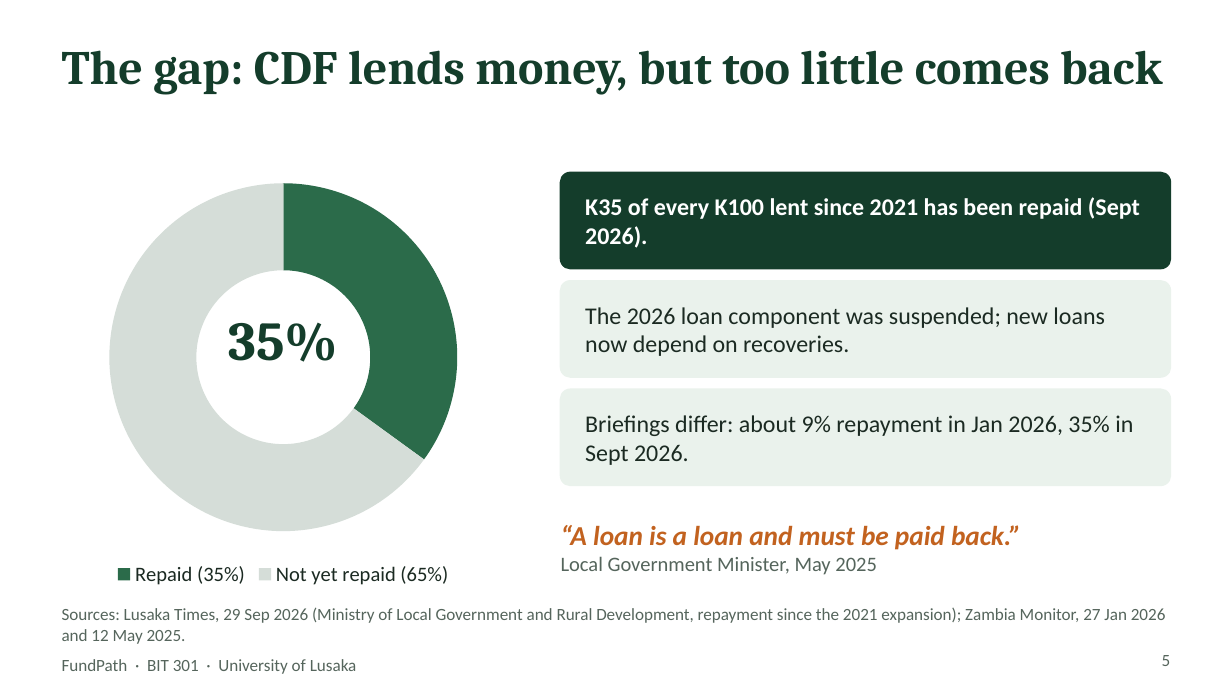
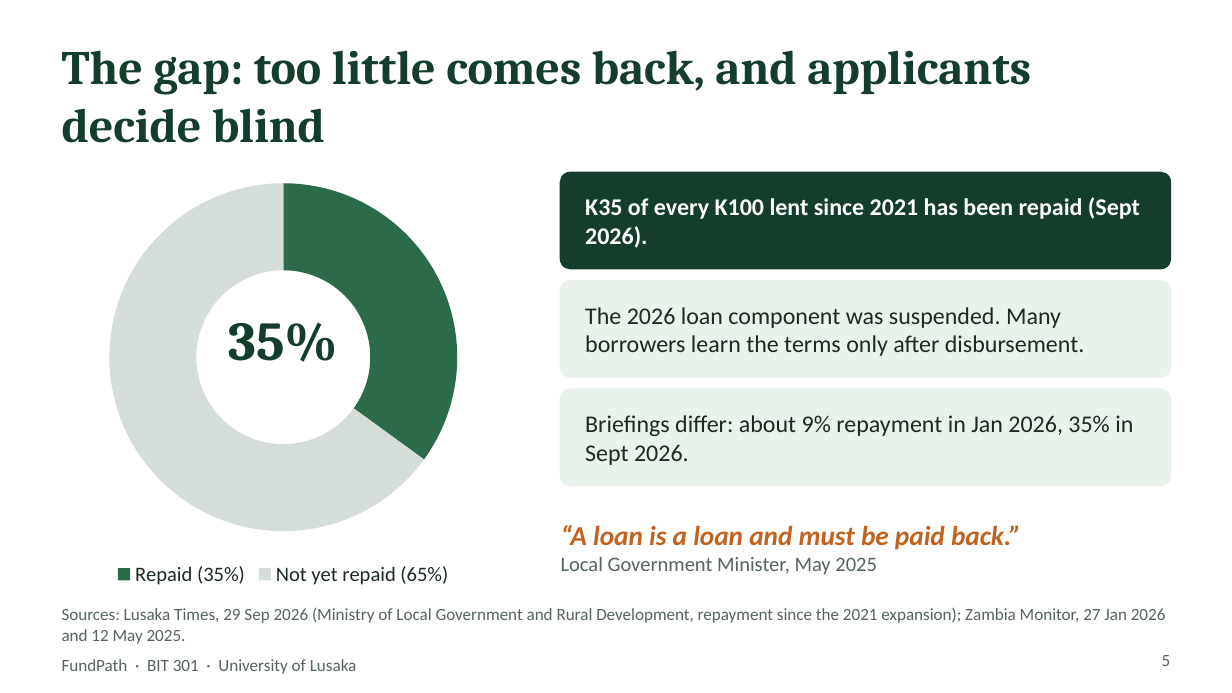
Before and after one commit to mwemmz/cdf-project, a slide deck: slide 5 of docs/presentation/FundPath_CDF_Academic_Deck.pptx. Drawn at 1232x693 pixels with LibreOffice and Linux fonts; fonts in the diff are those of the drawing. Boxes give left, top, right and bottom in pixels: in the first picture for what was removed or moved away, otherwise in the second. Text is boxed around its words. In the diff, an @@ line names an element or a change of style, - is before the commit and + after.

```diff
--- a/docs/presentation/FundPath_CDF_Academic_Deck.pptx
+++ b/docs/presentation/FundPath_CDF_Academic_Deck.pptx
@@ title at <box>62,50,1031,143</box>: text changed @@
-The gap: CDF lends money, but too little comes back
+The gap: too little comes back, and applicants decide blind
@@ text at <box>585,307,1084,356</box>: text changed @@
-The 2026 loan component was suspended; new loans now depend on recoveries.
+The 2026 loan component was suspended. Many borrowers learn the terms only after disbursement.
```
Also in this commit, not shown: 8 other slides changed, 4 other files.
